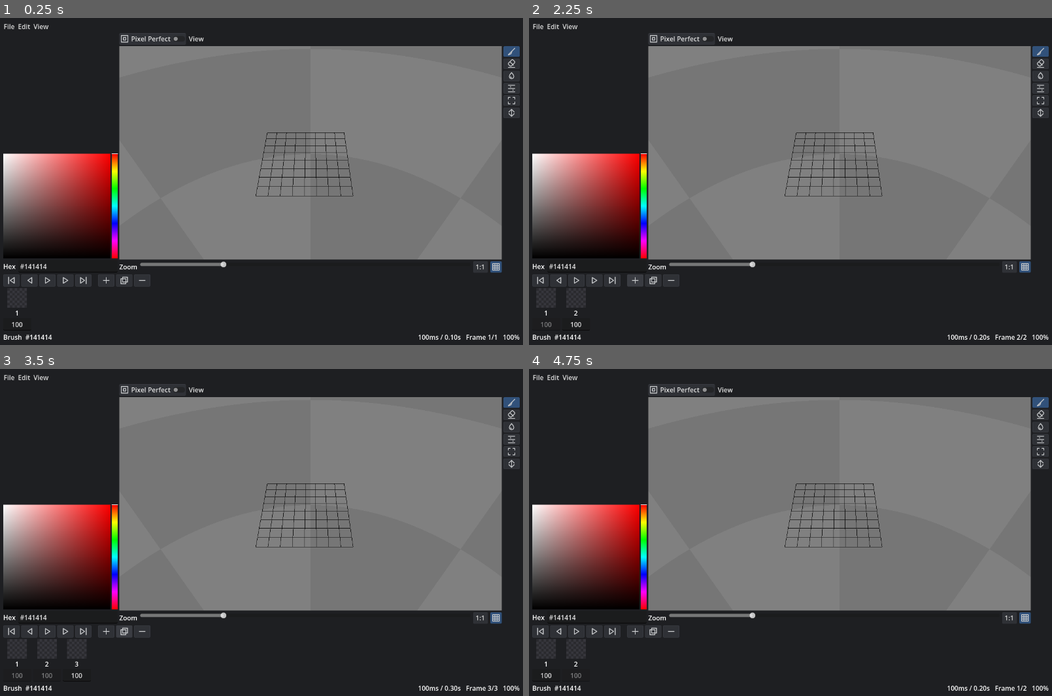
Above: before the commit, frames 1-4 (two rows, left to right).
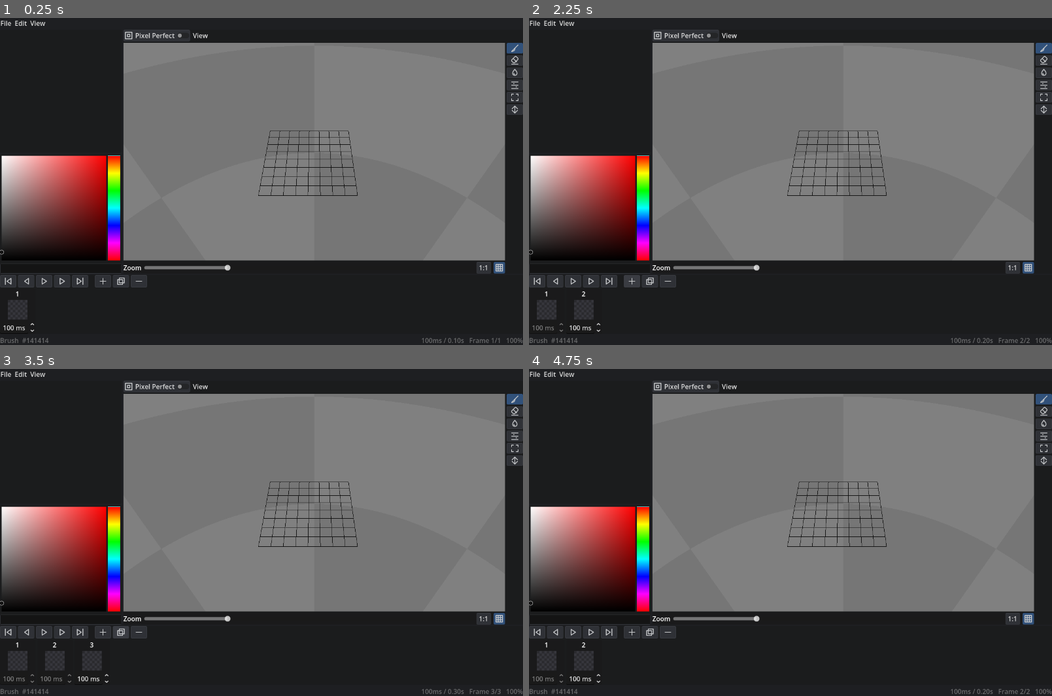
Above: after the commit, the same moments.

Repository: LeonardMeagher2/LVE
Game: Godot game, scene res://ui/main.tscn
Same seed, same stepped clock (60 frames per second), same inputs: the game is played once before the commit and once after it.
Inputs (mouse positions are in pixels of both pictures, inside the frame that each line leads up to; where the layout moved, square brackets give the same spot in the first picture):
- Up to frame 1 (0.25 s): no input
- Up to frame 2 (2.25 s): click (555, 279) [560, 279] at 0.5 s; click (607, 279) [612, 279] at 1.25 s; click (633, 279) at 2 s
- Up to frame 3 (3.5 s): click (120, 630) [125, 630] at 2.75 s
- Up to frame 4 (4.75 s): click (670, 630) at 3.5 s; click (544, 650) at 4.27 s

The runs differ from the first frame. In frame 1, 6.4% of the frame differs, in the area x 0-100%, y 0-100%; in frame 2, 6.6%; in frame 3, 6.8%; in frame 4, 6.6%.
Error in both runs: Invalid access to property or key 'zoom_changed' on a base object of type 'null instance'. (res://viewport/editor_viewport.gd:19)

Commit message:
Restructure UI to Aseprite-style layout
- main.tscn: New nested PanelContainer/MarginContainer structure
- PalettePanel: Switch GridContainer to HFlowContainer, wrap in panels
- BottomDock: Flatten hierarchy, ScrollContainer for frame strip
- ControlBar: Add size_flags_vertical to ZoomSlider
- StatusBar: Add UID, LabelSettings for dimmed text
- FrameButton: PanelContainer root, SpinBox for delay, VBoxContainer layout
- ToolStrip: Remove theme_override separation
- PalettePanel.gd: Use unique_name_in_owner refs, add ColorPickerButton sync

Diff:
--- a/ui/bottom_dock.tscn
+++ b/ui/bottom_dock.tscn
@@ -21,16 +21,15 @@
 theme_override_constants/separation = 4
 script = ExtResource("1_dock")
 
-[node name="HBoxContainer2" type="HBoxContainer" parent="." unique_id=1744826518]
+[node name="HBoxContainer" type="HBoxContainer" parent="." unique_id=1744826518]
 layout_mode = 2
 theme_override_constants/separation = 16
 
-[node name="PlaybackRow" type="HBoxContainer" parent="HBoxContainer2" unique_id=1867073933]
+[node name="PlaybackRow" type="HBoxContainer" parent="HBoxContainer" unique_id=1867073933]
 custom_minimum_size = Vector2(0, 30)
 layout_mode = 2
-theme_override_constants/separation = 4
 
-[node name="ToStart" type="Button" parent="HBoxContainer2/PlaybackRow" unique_id=1508834326]
+[node name="ToStart" type="Button" parent="HBoxContainer/PlaybackRow" unique_id=1508834326]
 custom_minimum_size = Vector2(40, 28)
 layout_mode = 2
 tooltip_text = "Step to start"
@@ -38,7 +37,7 @@
 icon = ExtResource("3_to_start")
 icon_alignment = 1
 
-[node name="Prev" type="Button" parent="HBoxContainer2/PlaybackRow" unique_id=1849203195]
+[node name="Prev" type="Button" parent="HBoxContainer/PlaybackRow" unique_id=1849203195]
 custom_minimum_size = Vector2(40, 28)
 layout_mode = 2
 tooltip_text = "Step back"
@@ -46,16 +45,17 @@
 icon = ExtResource("4_back")
 icon_alignment = 1
 
-[node name="Play" type="Button" parent="HBoxContainer2/PlaybackRow" unique_id=1338261472]
+[node name="Play" type="Button" parent="HBoxContainer/PlaybackRow" unique_id=1338261472]
 unique_name_in_owner = true
 custom_minimum_size = Vector2(40, 28)
 layout_mode = 2
 tooltip_text = "Play"
 focus_mode = 0
+toggle_mode = true
 icon = ExtResource("5_play")
 icon_alignment = 1
 
-[node name="Next" type="Button" parent="HBoxContainer2/PlaybackRow" unique_id=1342544756]
+[node name="Next" type="Button" parent="HBoxContainer/PlaybackRow" unique_id=1342544756]
 custom_minimum_size = Vector2(40, 28)
 layout_mode = 2
 tooltip_text = "Step forward"
@@ -63,7 +63,7 @@
 icon = ExtResource("6_fwd")
 icon_alignment = 1
 
-[node name="ToEnd" type="Button" parent="HBoxContainer2/PlaybackRow" unique_id=1180906050]
+[node name="ToEnd" type="Button" parent="HBoxContainer/PlaybackRow" unique_id=1180906050]
 custom_minimum_size = Vector2(40, 28)
 layout_mode = 2
 tooltip_text = "Step to end"
@@ -71,11 +71,11 @@
 icon = ExtResource("7_end")
 icon_alignment = 1
 
-[node name="FrameRow" type="HBoxContainer" parent="HBoxContainer2" unique_id=1181380925]
+[node name="FrameRow" type="HBoxContainer" parent="HBoxContainer" unique_id=1181380925]
 layout_mode = 2
 size_flags_horizontal = 3
 
-[node name="Add" type="Button" parent="HBoxContainer2/FrameRow" unique_id=290217125]
+[node name="Add" type="Button" parent="HBoxContainer/FrameRow" unique_id=290217125]
 custom_minimum_size = Vector2(40, 30)
 layout_mode = 2
 size_flags_vertical = 4
@@ -84,7 +84,7 @@
 icon = ExtResource("8_add")
 icon_alignment = 1
 
-[node name="Dup" type="Button" parent="HBoxContainer2/FrameRow" unique_id=825756284]
+[node name="Dup" type="Button" parent="HBoxContainer/FrameRow" unique_id=825756284]
 custom_minimum_size = Vector2(40, 30)
 layout_mode = 2
 size_flags_vertical = 4
@@ -93,7 +93,7 @@
 icon = ExtResource("9_dup")
 icon_alignment = 1
 
-[node name="Del" type="Button" parent="HBoxContainer2/FrameRow" unique_id=2010203312]
+[node name="Del" type="Button" parent="HBoxContainer/FrameRow" unique_id=2010203312]
 custom_minimum_size = Vector2(40, 30)
 layout_mode = 2
 size_flags_vertical = 4
@@ -102,32 +102,31 @@
 icon = ExtResource("10_del")
 icon_alignment = 1
 
-[node name="FrameRow" type="HBoxContainer" parent="." unique_id=1879118177]
-layout_mode = 2
-size_flags_vertical = 3
-theme_override_constants/separation = 4
-
-[node name="FrameScroll" type="ScrollContainer" parent="FrameRow" unique_id=1670401868]
+[node name="ScrollContainer" type="ScrollContainer" parent="." unique_id=1670401868]
 layout_mode = 2
 size_flags_horizontal = 3
-size_flags_stretch_ratio = 2.0
+size_flags_vertical = 3
+follow_focus = true
 vertical_scroll_mode = 0
 
-[node name="FrameStrip" type="HBoxContainer" parent="FrameRow/FrameScroll" unique_id=471556670]
+[node name="MarginContainer" type="MarginContainer" parent="ScrollContainer" unique_id=992536577]
+layout_mode = 2
+
+[node name="FrameStrip" type="HBoxContainer" parent="ScrollContainer/MarginContainer" unique_id=471556670]
 unique_name_in_owner = true
 layout_mode = 2
 size_flags_horizontal = 3
 size_flags_vertical = 3
 script = ExtResource("2_strip")
 
-[node name="Frame" parent="FrameRow/FrameScroll/FrameStrip" unique_id=1469478484 instance=ExtResource("8_iw04i")]
+[node name="Frame" parent="ScrollContainer/MarginContainer/FrameStrip" unique_id=1469478484 instance=ExtResource("8_iw04i")]
 layout_mode = 2
 
-[connection signal="pressed" from="HBoxContainer2/PlaybackRow/ToStart" to="." method="_on_to_start_pressed"]
-[connection signal="pressed" from="HBoxContainer2/PlaybackRow/Prev" to="." method="_on_prev_pressed"]
-[connection signal="pressed" from="HBoxContainer2/PlaybackRow/Play" to="." method="_on_play_pressed"]
-[connection signal="pressed" from="HBoxContainer2/PlaybackRow/Next" to="." method="_on_next_pressed"]
-[connection signal="pressed" from="HBoxContainer2/PlaybackRow/ToEnd" to="." method="_on_to_end_pressed"]
-[connection signal="pressed" from="HBoxContainer2/FrameRow/Add" to="." method="_on_frame_add"]
-[connection signal="pressed" from="HBoxContainer2/FrameRow/Dup" to="." method="_on_frame_dup"]
-[connection signal="pressed" from="HBoxContainer2/FrameRow/Del" to="." method="_on_frame_del"]
+[connection signal="pressed" from="HBoxContainer/PlaybackRow/ToStart" to="." method="_on_to_start_pressed"]
+[connection signal="pressed" from="HBoxContainer/PlaybackRow/Prev" to="." method="_on_prev_pressed"]
+[connection signal="pressed" from="HBoxContainer/PlaybackRow/Play" to="." method="_on_play_pressed"]
+[connection signal="pressed" from="HBoxContainer/PlaybackRow/Next" to="." method="_on_next_pressed"]
+[connection signal="pressed" from="HBoxContainer/PlaybackRow/ToEnd" to="." method="_on_to_end_pressed"]
+[connection signal="pressed" from="HBoxContainer/FrameRow/Add" to="." method="_on_frame_add"]
+[connection signal="pressed" from="HBoxContainer/FrameRow/Dup" to="." method="_on_frame_dup"]
+[connection signal="pressed" from="HBoxContainer/FrameRow/Del" to="." method="_on_frame_del"]
--- a/ui/control_bar.gd
+++ b/ui/control_bar.gd
@@ -12,7 +12,7 @@
 
 func set_zoom(percent: float) -> void:
 	_syncing = true
-	_slider.value = clampf(percent, _slider.min_value, _slider.max_value)
+	_slider.value = percent
 	_syncing = false
 
 
--- a/ui/control_bar.tscn
+++ b/ui/control_bar.tscn
@@ -15,6 +15,7 @@
 [node name="ZoomSlider" type="HSlider" parent="." unique_id=1393546872]
 layout_mode = 2
 size_flags_horizontal = 3
+size_flags_vertical = 4
 tooltip_text = "Zoom"
 min_value = 1.0
 max_value = 400.0
--- a/ui/frame_button.gd
+++ b/ui/frame_button.gd
@@ -1,5 +1,5 @@
 class_name EditorFrameButton
-extends VBoxContainer
+extends PanelContainer
 
 signal frame_selected(index: int)
 signal delay_changed
@@ -8,21 +8,20 @@
 
 @onready var _preview: FramePreview = %Preview
 @onready var _number: Label = %Number
-@onready var _delay: LineEdit = %Delay
+@onready var _delay: SpinBox = %Delay
 
 
 func _ready() -> void:
 	_preview.toggle_mode = true
 	_preview.pressed.connect(_emit_selected)
-	_delay.text_submitted.connect(_on_delay_submitted)
+	_delay.value_changed.connect(_on_delay_submitted)
 
 
 func setup(i: int, frame: VoxelFrame, document: VoxiDocument, group: ButtonGroup) -> void:
 	index = i
 	_preview.button_group = group
 	_number.text = str(i + 1)
-	_delay.placeholder_text = "ms"
-	_delay.text = str(frame.delay_ms)
+	_delay.value = frame.delay_ms
 	refresh(frame, document)
 
 
@@ -46,11 +45,7 @@
 	frame_selected.emit(index)
 
 
-func _on_delay_submitted(text: String) -> void:
-	var v := text.strip_edges().to_int()
-	if v < 1:
-		_delay.text = str(State.document.frames[index].delay_ms)
-		return
-	State.document.frames[index].delay_ms = clampi(v, 1, 10000)
-	_delay.text = str(State.document.frames[index].delay_ms)
+func _on_delay_submitted(value: float) -> void:
+	var v := int(value)
+	State.document.frames[index].delay_ms = v
 	delay_changed.emit()
--- a/ui/frame_button.tscn
+++ b/ui/frame_button.tscn
@@ -3,31 +3,36 @@
 [ext_resource type="Script" uid="uid://diaylp7imw342" path="res://ui/frame_button.gd" id="1_btn"]
 [ext_resource type="Script" uid="uid://bs40ovq8dbd7n" path="res://ui/frame_preview.gd" id="2_preview"]
 
-[node name="Content" type="VBoxContainer" unique_id=1491507976]
+[node name="Frame" type="PanelContainer" unique_id=276647722]
 anchors_preset = 15
 anchor_right = 1.0
 anchor_bottom = 1.0
 grow_horizontal = 2
 grow_vertical = 2
-theme_override_constants/separation = 1
-alignment = 1
 script = ExtResource("1_btn")
 
-[node name="Preview" type="TextureButton" parent="." unique_id=1670438407]
-unique_name_in_owner = true
+[node name="VBoxContainer" type="VBoxContainer" parent="." unique_id=1491507976]
 layout_mode = 2
-size_flags_horizontal = 4
-script = ExtResource("2_preview")
 
-[node name="Number" type="Label" parent="." unique_id=653081230]
+[node name="Number" type="Label" parent="VBoxContainer" unique_id=653081230]
 unique_name_in_owner = true
 layout_mode = 2
 horizontal_alignment = 1
 
-[node name="Delay" type="LineEdit" parent="." unique_id=1976705646]
+[node name="Preview" type="TextureButton" parent="VBoxContainer" unique_id=1670438407]
 unique_name_in_owner = true
-custom_minimum_size = Vector2(44, 0)
+propagate_maximum_size = true
 layout_mode = 2
-size_flags_horizontal = 4
-placeholder_text = "ms"
+stretch_mode = 5
+script = ExtResource("2_preview")
+
+[node name="Delay" type="SpinBox" parent="VBoxContainer" unique_id=755136778]
+unique_name_in_owner = true
+layout_mode = 2
+min_value = 1.0
+max_value = 1000.0
+value = 100.0
+rounded = true
+allow_greater = true
 alignment = 1
+suffix = "ms"
--- a/ui/main.tscn
+++ b/ui/main.tscn
@@ -18,6 +18,7 @@
 anchor_bottom = 1.0
 grow_horizontal = 2
 grow_vertical = 2
+theme = ExtResource("6_theme")
 script = ExtResource("1_main")
 
 [node name="Content" type="MarginContainer" parent="." unique_id=1928070199]
@@ -27,58 +28,76 @@
 anchor_bottom = 1.0
 grow_horizontal = 2
 grow_vertical = 2
-theme = ExtResource("6_theme")
-theme_override_constants/margin_left = 8
-theme_override_constants/margin_top = 8
-theme_override_constants/margin_right = 8
-theme_override_constants/margin_bottom = 8
 
 [node name="Root" type="VBoxContainer" parent="Content" unique_id=1369002049]
 layout_mode = 2
-theme_override_constants/separation = 4
 
 [node name="MenuBar" parent="Content/Root" unique_id=873351853 instance=ExtResource("2_menu")]
 unique_name_in_owner = true
+layout_mode = 2
 
-[node name="Body" type="HBoxContainer" parent="Content/Root" unique_id=209754651]
+[node name="Body" type="HBoxContainer" parent="Content/Root" unique_id=251716774]
 layout_mode = 2
 size_flags_vertical = 3
-theme_override_constants/separation = 4
 
-[node name="LeftPane" parent="Content/Root/Body" unique_id=1147462058 instance=ExtResource("7_palette")]
+[node name="PalettePanel" parent="Content/Root/Body" unique_id=1147462058 instance=ExtResource("7_palette")]
+unique_name_in_owner = true
+layout_mode = 2
 
-[node name="VBoxContainer" type="VBoxContainer" parent="Content/Root/Body" unique_id=2015353210]
+[node name="Panel" type="PanelContainer" parent="Content/Root/Body" unique_id=904995900]
 layout_mode = 2
 size_flags_horizontal = 3
 
-[node name="OptionBar" parent="Content/Root/Body/VBoxContainer" unique_id=1775805641 instance=ExtResource("9_option")]
+[node name="MarginContainer" type="MarginContainer" parent="Content/Root/Body/Panel" unique_id=950009543]
+layout_mode = 2
+
+[node name="VBoxContainer" type="VBoxContainer" parent="Content/Root/Body/Panel/MarginContainer" unique_id=2015353210]
+layout_mode = 2
+size_flags_horizontal = 3
+
+[node name="OptionBar" parent="Content/Root/Body/Panel/MarginContainer/VBoxContainer" unique_id=1775805641 instance=ExtResource("9_option")]
 unique_name_in_owner = true
 
-[node name="HBoxContainer" type="HBoxContainer" parent="Content/Root/Body/VBoxContainer" unique_id=716075585]
+[node name="HBoxContainer" type="HBoxContainer" parent="Content/Root/Body/Panel/MarginContainer/VBoxContainer" unique_id=716075585]
 layout_mode = 2
 size_flags_vertical = 3
 
-[node name="CenterPane" type="VBoxContainer" parent="Content/Root/Body/VBoxContainer/HBoxContainer" unique_id=825903145]
+[node name="CenterPane" type="VBoxContainer" parent="Content/Root/Body/Panel/MarginContainer/VBoxContainer/HBoxContainer" unique_id=825903145]
 layout_mode = 2
 size_flags_horizontal = 3
 size_flags_vertical = 3
-theme_override_constants/separation = 4
 
-[node name="ViewportContainer" parent="Content/Root/Body/VBoxContainer/HBoxContainer/CenterPane" unique_id=236441930 instance=ExtResource("3_viewport")]
+[node name="PanelContainer" type="PanelContainer" parent="Content/Root/Body/Panel/MarginContainer/VBoxContainer/HBoxContainer/CenterPane" unique_id=1946917598]
+layout_mode = 2
+size_flags_vertical = 3
+
+[node name="ViewportContainer" parent="Content/Root/Body/Panel/MarginContainer/VBoxContainer/HBoxContainer/CenterPane/PanelContainer" unique_id=236441930 instance=ExtResource("3_viewport")]
 unique_name_in_owner = true
 layout_mode = 2
 
-[node name="ControlBar" parent="Content/Root/Body/VBoxContainer/HBoxContainer/CenterPane" unique_id=1397268665 instance=ExtResource("10_control")]
+[node name="PanelContainer2" type="PanelContainer" parent="Content/Root/Body/Panel/MarginContainer/VBoxContainer/HBoxContainer/CenterPane" unique_id=918189440]
+layout_mode = 2
+
+[node name="MarginContainer" type="MarginContainer" parent="Content/Root/Body/Panel/MarginContainer/VBoxContainer/HBoxContainer/CenterPane/PanelContainer2" unique_id=192467937]
+layout_mode = 2
+
+[node name="ControlBar" parent="Content/Root/Body/Panel/MarginContainer/VBoxContainer/HBoxContainer/CenterPane/PanelContainer2/MarginContainer" unique_id=1397268665 instance=ExtResource("10_control")]
 unique_name_in_owner = true
 layout_mode = 2
 
-[node name="RightStrip" parent="Content/Root/Body/VBoxContainer/HBoxContainer" unique_id=1524503512 instance=ExtResource("8_tool")]
-unique_name_in_owner = true
+[node name="ToolStrip" parent="Content/Root/Body/Panel/MarginContainer/VBoxContainer/HBoxContainer" unique_id=1524503512 instance=ExtResource("8_tool")]
 layout_mode = 2
 
-[node name="BottomDock" parent="Content/Root" unique_id=1466148729 instance=ExtResource("4_frame")]
+[node name="Panel" type="PanelContainer" parent="Content/Root" unique_id=2057888906]
+layout_mode = 2
+
+[node name="MarginContainer" type="MarginContainer" parent="Content/Root/Panel" unique_id=911138036]
+layout_mode = 2
+
+[node name="BottomDock" parent="Content/Root/Panel/MarginContainer" unique_id=1466148729 instance=ExtResource("4_frame")]
 unique_name_in_owner = true
 layout_mode = 2
 
 [node name="StatusBar" parent="Content/Root" unique_id=597734069 instance=ExtResource("5_status")]
 unique_name_in_owner = true
+layout_mode = 2
--- a/ui/palette_panel.gd
+++ b/ui/palette_panel.gd
@@ -3,21 +3,24 @@
 
 var _swatches: Array[Button] = []
 
-@onready var _swatch_grid: GridContainer = $Scroll/SwatchGrid
-@onready var _color_picker: CompactColorPicker = $ColorPicker
+@onready var _swatch_grid: HFlowContainer = %SwatchGrid
+@onready var _color_picker: ColorPicker = %ColorPicker
+@onready var _color_picker_button: ColorPickerButton = %ColorPickerButton
 
 
 func _ready() -> void:
 	State.color_changed.connect(_on_color_changed)
 	State.cells_changed.connect(_rebuild_swatches)
 	State.frame_changed.connect(_rebuild_swatches)
-	$Scroll.gui_input.connect(_on_grid_area_input)
+	%Scroll.gui_input.connect(_on_grid_area_input)
 	_color_picker.color = State.current_color
+	_color_picker_button.color = State.current_color
 	_rebuild_swatches()
 
 
 func _on_color_changed(c: Color) -> void:
 	_color_picker.color = c
+	_color_picker_button.color = c
 	_mark_current()
 
 
@@ -38,7 +41,7 @@
 		b.add_theme_stylebox_override("hover", sb)
 		b.add_theme_stylebox_override("pressed", sb)
 		b.pressed.connect(_pick_swatch.bind(i))
-		b.gui_input.connect(_on_swatch_input.bind(b, i))
+		b.gui_input.connect(_on_swatch_input.bind(i))
 		_swatch_grid.add_child(b)
 		_swatches.append(b)
 	_mark_current()
@@ -47,12 +50,10 @@
 func _pick_swatch(i: int) -> void:
 	State.set_color(State.document.color_of(i))
 
-
 func _on_picker_color_changed(c: Color) -> void:
 	State.set_color(c)
 
-
-func _on_swatch_input(event: InputEvent, b: Button, i: int) -> void:
+func _on_swatch_input(event: InputEvent, i: int) -> void:
 	if event is InputEventMouseButton and event.pressed \
 			and event.button_index == MOUSE_BUTTON_RIGHT:
 		if State.document.remove_color(i):
--- a/ui/palette_panel.tscn
+++ b/ui/palette_panel.tscn
@@ -1,29 +1,66 @@
-[gd_scene format=3]
+[gd_scene format=3 uid="uid://ma4yjkaq0642"]
 
-[ext_resource type="Script" path="res://ui/palette_panel.gd" id="1_palette"]
-[ext_resource type="PackedScene" path="res://ui/color_picker.tscn" id="2_picker"]
+[ext_resource type="Script" uid="uid://ctcol2rq44oi1" path="res://ui/palette_panel.gd" id="1_palette"]
+[ext_resource type="Script" uid="uid://cs8h0occl2amh" path="res://ui/color_picker_button.gd" id="2_8seap"]
 
-[node name="PalettePanel" type="VBoxContainer"]
-custom_minimum_size = Vector2(280, 0)
-layout_mode = 2
-theme_override_constants/separation = 4
+[node name="PalettePanel" type="VBoxContainer" unique_id=920144879]
+custom_maximum_size = Vector2(512, -1)
+offset_right = 298.0
+offset_bottom = 416.0
 script = ExtResource("1_palette")
 
-[node name="Scroll" type="ScrollContainer" parent="."]
+[node name="PanelContainer" type="PanelContainer" parent="." unique_id=1050465130]
+layout_mode = 2
+size_flags_vertical = 3
+
+[node name="MarginContainer" type="MarginContainer" parent="PanelContainer" unique_id=1799631802]
+layout_mode = 2
+
+[node name="Scroll" type="ScrollContainer" parent="PanelContainer/MarginContainer" unique_id=1639396238]
+unique_name_in_owner = true
 layout_mode = 2
 size_flags_horizontal = 3
 size_flags_vertical = 3
+horizontal_scroll_mode = 0
 
-[node name="SwatchGrid" type="GridContainer" parent="Scroll"]
+[node name="SwatchGrid" type="HFlowContainer" parent="PanelContainer/MarginContainer/Scroll" unique_id=401515849]
+unique_name_in_owner = true
 layout_mode = 2
 size_flags_horizontal = 3
-columns = 8
+size_flags_vertical = 3
 theme_override_constants/h_separation = 3
 theme_override_constants/v_separation = 3
 
-[node name="ColorPicker" parent="." instance=ExtResource("2_picker")]
+[node name="PanelContainer2" type="PanelContainer" parent="." unique_id=2057680092]
+layout_mode = 2
+
+[node name="MarginContainer" type="MarginContainer" parent="PanelContainer2" unique_id=2091320002]
+layout_mode = 2
+
+[node name="VBoxContainer" type="VBoxContainer" parent="PanelContainer2/MarginContainer" unique_id=546437550]
+layout_mode = 2
+
+[node name="ColorPicker" type="ColorPicker" parent="PanelContainer2/MarginContainer/VBoxContainer" unique_id=1113828305]
+unique_name_in_owner = true
 layout_mode = 2
 size_flags_vertical = 3
-mouse_filter = 2
+alignment = 1
+edit_alpha = false
+edit_intensity = false
+can_add_swatches = false
+sampler_visible = false
+color_modes_visible = false
+sliders_visible = false
+hex_visible = false
+presets_visible = false
 
-[connection signal="color_changed" from="ColorPicker" to="." method="_on_picker_color_changed"]
+[node name="ColorPickerButton" type="ColorPickerButton" parent="PanelContainer2/MarginContainer/VBoxContainer" unique_id=1988355421]
+unique_name_in_owner = true
+custom_minimum_size = Vector2(0, 24)
+layout_mode = 2
+edit_alpha = false
+edit_intensity = false
+script = ExtResource("2_8seap")
+
+[connection signal="color_changed" from="PanelContainer2/MarginContainer/VBoxContainer/ColorPicker" to="." method="_on_picker_color_changed"]
+[connection signal="color_changed" from="PanelContainer2/MarginContainer/VBoxContainer/ColorPickerButton" to="." method="_on_picker_color_changed"]
--- a/ui/status_bar.tscn
+++ b/ui/status_bar.tscn
@@ -1,17 +1,21 @@
-[gd_scene format=3]
+[gd_scene format=3 uid="uid://dnkuglr7qodru"]
 
-[ext_resource type="Script" path="res://ui/status_bar.gd" id="1_status"]
+[ext_resource type="Script" uid="uid://bjdwtcqqauyrc" path="res://ui/status_bar.gd" id="1_status"]
 
-[node name="StatusBar" type="HBoxContainer"]
-layout_mode = 2
+[sub_resource type="LabelSettings" id="LabelSettings_denks"]
+font_color = Color(1, 1, 1, 0.3372549)
+
+[node name="StatusBar" type="HBoxContainer" unique_id=936382072]
 script = ExtResource("1_status")
 
-[node name="StatusLeft" type="Label" parent="."]
+[node name="StatusLeft" type="Label" parent="." unique_id=1228085015]
 layout_mode = 2
+label_settings = SubResource("LabelSettings_denks")
 
-[node name="StatusSpacer" type="Control" parent="."]
+[node name="StatusSpacer" type="Control" parent="." unique_id=1186237608]
 layout_mode = 2
 size_flags_horizontal = 3
 
-[node name="StatusRight" type="Label" parent="."]
+[node name="StatusRight" type="Label" parent="." unique_id=424105243]
 layout_mode = 2
+label_settings = SubResource("LabelSettings_denks")
--- a/ui/tool_strip.tscn
+++ b/ui/tool_strip.tscn
@@ -7,7 +7,6 @@
 
 [node name="ToolStrip" type="VBoxContainer" unique_id=979547223]
 custom_minimum_size = Vector2(40, 0)
-theme_override_constants/separation = 4
 script = ExtResource("1_tool")
 
 [node name="Button" type="Button" parent="." unique_id=1413762539]
Not shown: 1 places in ui/main.tscn that only renumber resources
